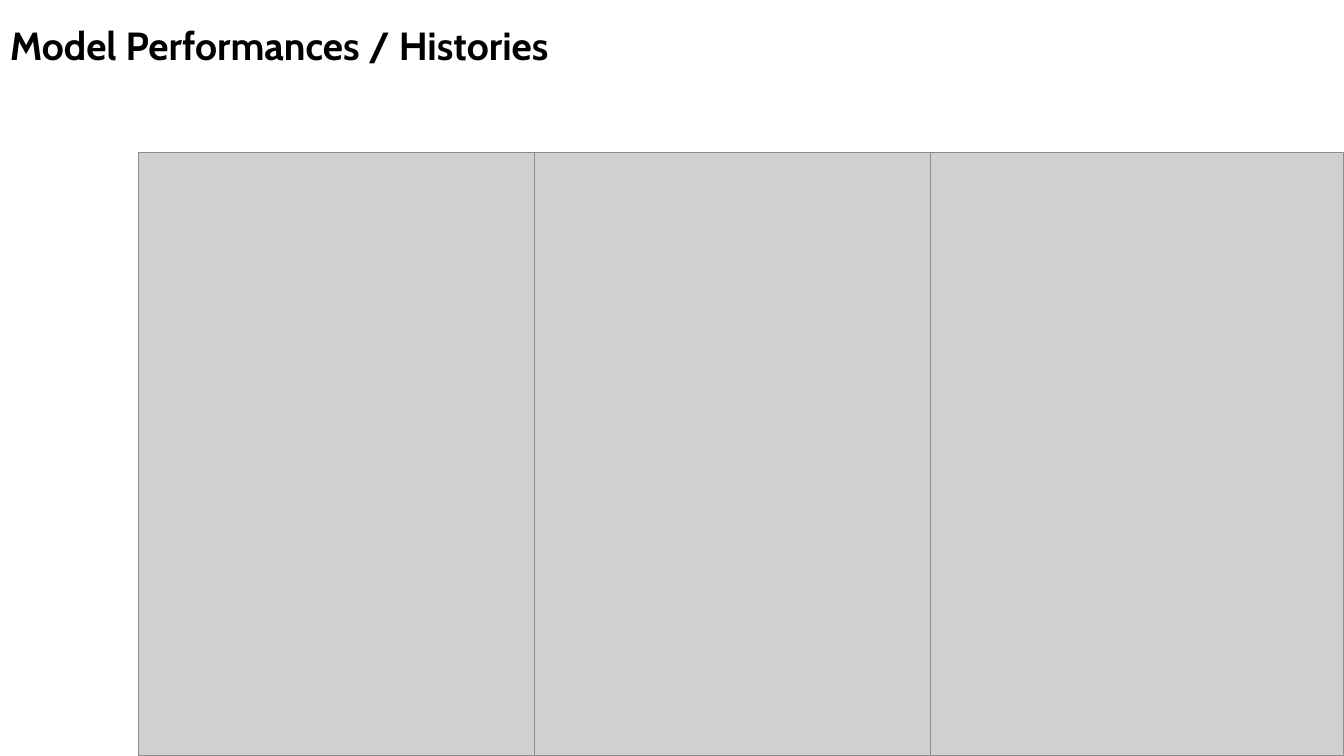
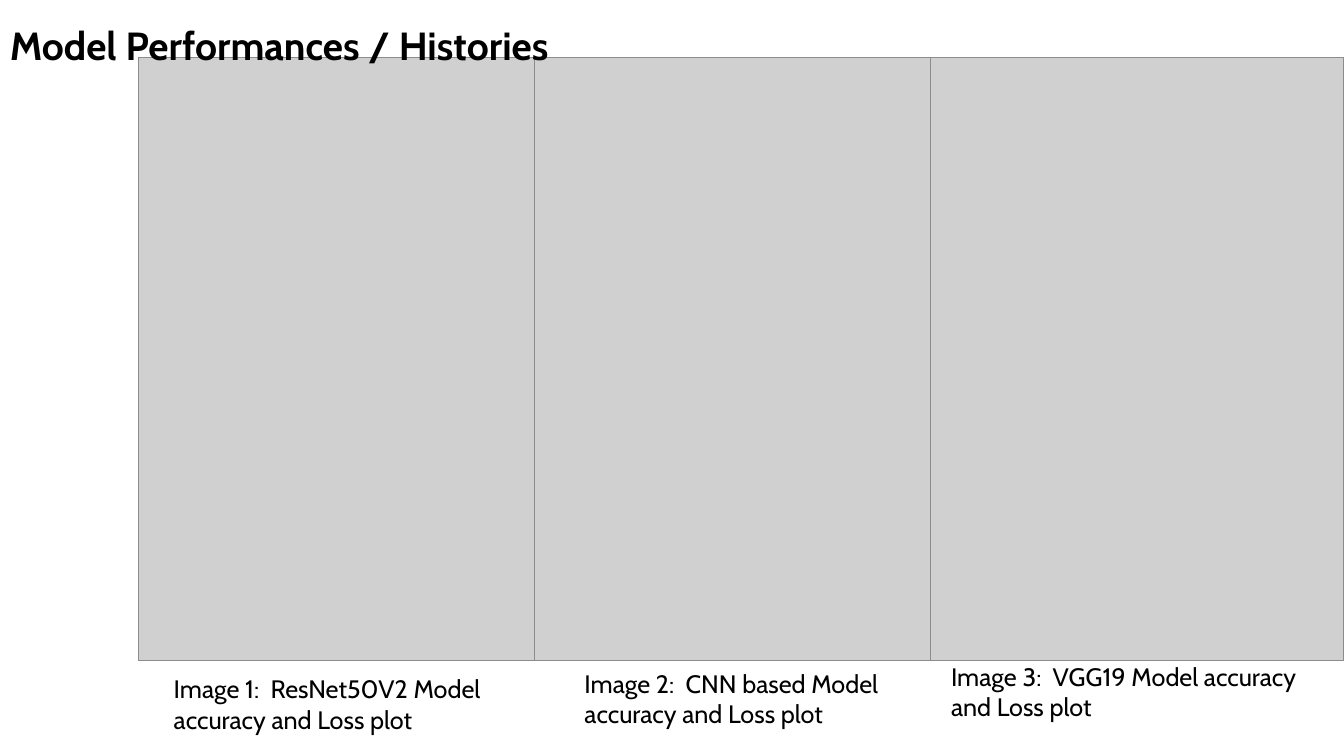
Before and after one commit to BhardwajAnshul/Springboard, a slide deck: slide 9 of Capstone Project 3/Capstone Project 3 Presentation.pptx. Drawn at 1344x756 pixels with LibreOffice and Linux fonts; fonts in the diff are those of the drawing; grey boxes stand for pictures. Boxes give left, top, right and bottom in pixels: in the first picture for what was removed or moved away, otherwise in the second. Text is boxed around its words. In the diff, an @@ line names an element or a change of style, - is before the commit and + after.

```diff
--- a/Capstone Project 3/Capstone Project 3 Presentation.pptx
+++ b/Capstone Project 3/Capstone Project 3 Presentation.pptx
@@ 3 pictures: place and size @@
-3 pictures at <box>139,153,1344,756</box>
+3 pictures at <box>139,57,1344,660</box>
@@ text added at <box>174,679,481,735</box>, 18 pt, text #000000 @@
+Image 1: ResNet50V2 Model accuracy and Loss plot
@@ text added at <box>584,674,878,729</box>, 18 pt, text #000000 @@
+Image 2: CNN based Model accuracy and Loss plot
@@ text added at <box>951,667,1296,722</box>, 18 pt, text #000000 @@
+Image 3: VGG19 Model accuracy and Loss plot
```
Also in this commit, not shown: 5 other slides changed, 3 other files.
